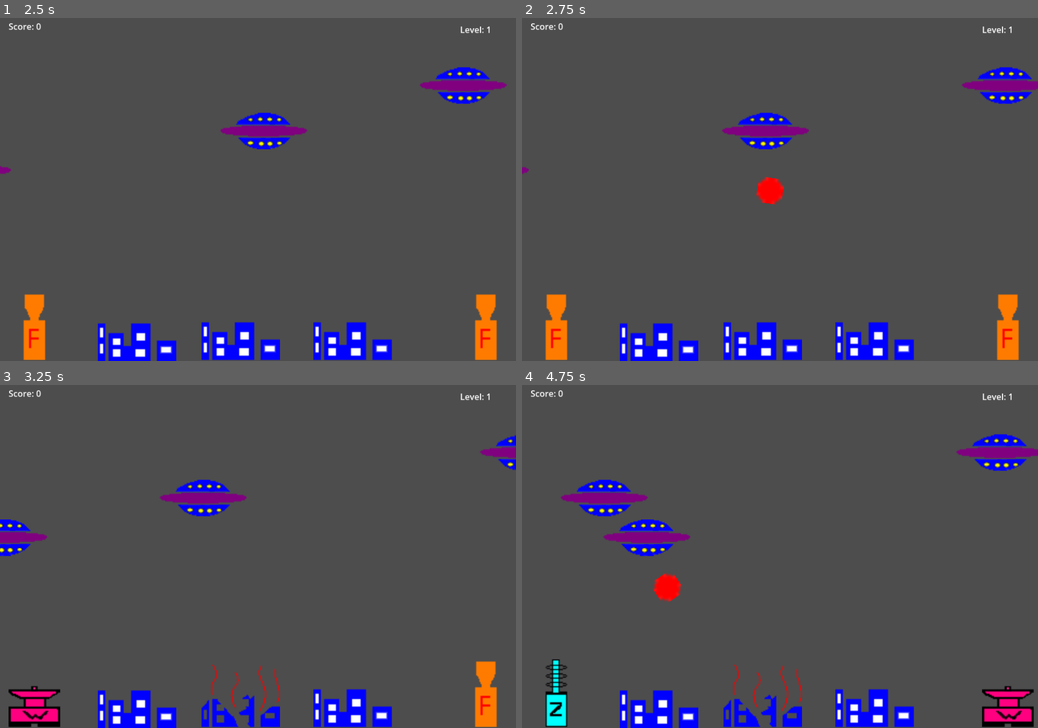
Above: before the commit, frames 1-4 (two rows, left to right).
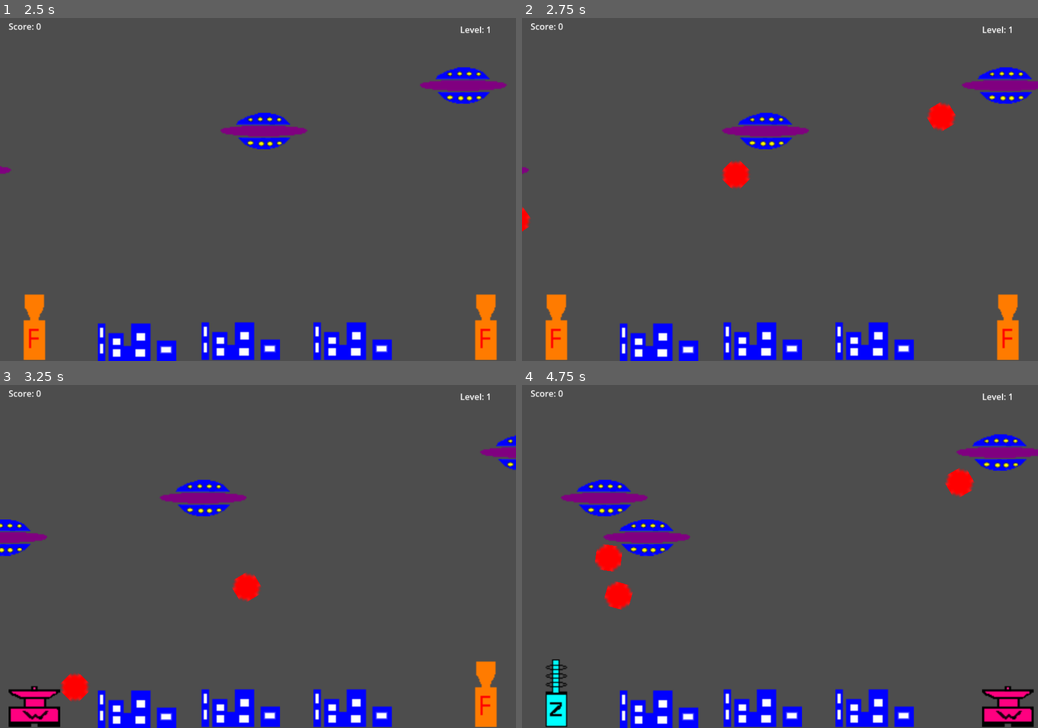
Above: after the commit, the same moments.

Repository: halkeye/AlienAttackGodot
Game: Godot game, scene res://scenes/main_menu.tscn
Two runs of this game, one before a commit and one after it. Both use one fixed random seed, a clock stepped at 60 frames per second and the inputs below.
Inputs (mouse positions are in pixels of both pictures, inside the frame that each line leads up to):
- Up to frame 1 (2.5 s): click "New Game" at 0.5 s; click (36, 326) at 1.25 s; click (485, 326) at 2 s
- Up to frame 2 (2.75 s): no input
- Up to frame 3 (3.25 s): click (36, 693) at 2.75 s
- Up to frame 4 (4.75 s): click (1007, 693) at 3.5 s; click (558, 693) at 4.25 s

Frame 1 is identical in both runs. In frame 2, 1.1% of the frame differs, in the area x 0-85%, y 24-63%; in frame 3, 1.5%; in frame 4, 2.2%, in the area x 14-88%, y 24-100%.

Commit message:
ufo now self fire

Diff:
--- a/scenes/main.tscn
+++ b/scenes/main.tscn
@@ -1,8 +1,7 @@
-[gd_scene load_steps=7 format=3 uid="uid://g0jaoevp4k4b"]
+[gd_scene load_steps=6 format=3 uid="uid://g0jaoevp4k4b"]
 
 [ext_resource type="Script" path="res://scripts/main.gd" id="1_ygm3h"]
 [ext_resource type="PackedScene" uid="uid://diqwmmt6lahvb" path="res://scenes/city.tscn" id="2_7k887"]
-[ext_resource type="PackedScene" uid="uid://c1sg61qpco36d" path="res://scenes/bullet.tscn" id="2_j6tu8"]
 [ext_resource type="PackedScene" uid="uid://cewvp34yjb0ko" path="res://scenes/components/label_value.tscn" id="3_4g6ch"]
 [ext_resource type="PackedScene" uid="uid://bqlch05ol3ig3" path="res://scenes/weapon.tscn" id="4_edgso"]
 
@@ -14,7 +13,6 @@
 
 [node name="Node2D" type="Node2D"]
 script = ExtResource("1_ygm3h")
-bullet_scene = ExtResource("2_j6tu8")
 
 [node name="Level" parent="." instance=ExtResource("3_4g6ch")]
 offset_left = 856.0
--- a/scenes/ufo.tscn
+++ b/scenes/ufo.tscn
@@ -9,6 +9,12 @@
 [sub_resource type="CapsuleShape2D" id="CapsuleShape2D_12iq2"]
 radius = 17.0
 height = 82.0
+
+[sub_resource type="Curve2D" id="Curve2D_8c5c7"]
+_data = {
+"points": PackedVector2Array(0, 0, 0, 0, 128, 576, 0, 0, 0, 0, 832, 576, 0, 0, 0, 0, 128, 576)
+}
+point_count = 3
 
 [node name="UFO" type="Area2D"]
 collision_layer = 2
@@ -40,5 +46,18 @@
 position = Vector2(0, -1)
 texture = ExtResource("5_2u2yt")
 
+[node name="UFOFireTimer" type="Timer" parent="."]
+wait_time = 2.0
+autostart = true
+
+[node name="DebugUFOTargetPath" type="Path2D" parent="."]
+visible = false
+curve = SubResource("Curve2D_8c5c7")
+
+[node name="PathFollow2D" type="PathFollow2D" parent="DebugUFOTargetPath"]
+visible = false
+position = Vector2(128, 576)
+
 [connection signal="area_entered" from="." to="." method="_on_area_entered"]
 [connection signal="screen_exited" from="VisibleOnScreenNotifier2D" to="." method="_on_visible_on_screen_notifier_2d_screen_exited"]
+[connection signal="timeout" from="UFOFireTimer" to="." method="_on_ufo_fire_timer_timeout"]
--- a/scripts/main.gd
+++ b/scripts/main.gd
@@ -1,7 +1,5 @@
 extends Node2D
 class_name MainScene
-
-@export var bullet_scene: PackedScene
 
 const UFOS_PER_LEVEL: int = 3
 
@@ -22,6 +20,7 @@
 	var ufo = preload("res://scenes/ufo.tscn").instantiate()
 	ufo.position = gen_random_pos()
 	ufo.scale = Vector2(2, 2)
+	ufo.target_path = $UFOTargetPath/PathFollow2D.duplicate()
 	ufo.add_to_group("ufos")
 	add_child(ufo)
 
@@ -49,21 +48,10 @@
 		if event.button_index == MOUSE_BUTTON_LEFT:
 			if event.pressed:
 				var mouse_position = get_global_mouse_position()
-				get_tree().call_group("weapons", "fire", bullet_scene, mouse_position)
+				get_tree().call_group("weapons", "fire", mouse_position)
 
 	if event.is_action_pressed("weapon_switch"):
 		get_tree().call_group("weapons", "next_weapon")
-
-func _on_ufo_fire_timer_timeout():
-	var ufos = get_tree().get_nodes_in_group("ufos")
-	if len(ufos) == 0:
-		## there should never be no ufos normally, but guard incase
-		return
-
-	var ufo: UFO = ufos[randi_range(0, len(ufos)-1)]
-	if !ufo.is_dead():
-		$UFOTargetPath/PathFollow2D.progress_ratio = randf()
-		ufo.fire(bullet_scene, $UFOTargetPath/PathFollow2D.position)
 
 func _on_ufo_health_depleted(_ufo: UFO):
 	Global.score += 1
@@ -72,6 +60,5 @@
 	var score_goal = Global.level * UFOS_PER_LEVEL
 	level_score += change_amount
 
-
 	if level_score >= score_goal:
 		get_tree().change_scene_to_packed(RoundSuccessScene)
--- a/scripts/ufo.gd
+++ b/scripts/ufo.gd
@@ -1,11 +1,15 @@
 extends Area2D
 class_name UFO
+
+var target_path : PathFollow2D
 
 @export_group("Health")
 @export var health: int = 1 : set=set_health
 @export var max_health:int = 1
 
 @onready var screensize = get_viewport_rect().size
+
+var bullet_scene = preload("res://scenes/bullet.tscn")
 
 signal health_depleted(ufo: UFO)
 
@@ -14,6 +18,10 @@
 
 # Called when the node enters the scene tree for the first time.
 func _ready():
+	if !target_path:
+		# for debugging
+		target_path = $DebugUFOTargetPath/PathFollow2D
+
 	health = max_health
 	show_sprite($Ufo)
 	if randi_range(0, 1) == 0:
@@ -48,7 +56,7 @@
 	if is_dead():
 		return
 
-	var bullet = bullet_scene.instantiate()
+	var bullet = bullet_scene.instantiate() as Bullet
 	var starting_pos = $".".global_position
 	bullet.set_collision_mask(1 << 2)
 	bullet.start(starting_pos, (pos - starting_pos).angle())
@@ -84,3 +92,13 @@
 	$Exploded.hide()
 	$Zapped.hide()
 	sprite.show()
+
+func _on_ufo_fire_timer_timeout():
+	if is_dead():
+		return
+
+	if is_on_fire():
+		return
+
+	target_path.progress_ratio = randf()
+	fire(bullet_scene, target_path.position)
--- a/scripts/weapon.gd
+++ b/scripts/weapon.gd
@@ -12,6 +12,8 @@
 @onready var firestorm_gun_image = preload("res://sprites/weapons/firestormgun.png")
 @onready var widearea_gun_image = preload("res://sprites/weapons/wideareagun.png")
 @onready var zapper_gun_image = preload("res://sprites/weapons/zappergun.png")
+
+var bullet_scene = preload("res://scenes/bullet.tscn")
 
 # Called when the node enters the scene tree for the first time.
 func _ready():
@@ -32,7 +34,7 @@
 		$".".set_texture_normal(zapper_gun_image)
 	gun_type = type
 
-func fire(bullet_scene: PackedScene, pos: Vector2):
+func fire(pos: Vector2):
 	var bullet = bullet_scene.instantiate()
 	bullet.start($".".global_position, (pos - global_position).angle())
 	get_tree().root.add_child(bullet)
Not shown: 1 places in scenes/ufo.tscn that only renumber resources
Not shown, changed: NOTES.md
